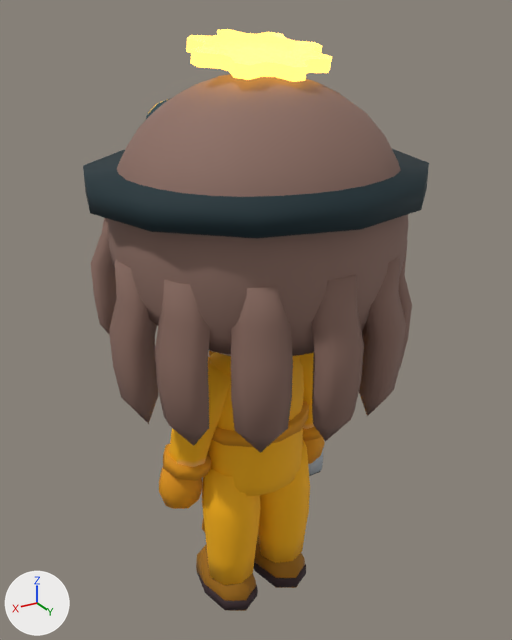
A saved change to the glTF model public/models/characters/chika.lod.glb.
Both versions are drawn from a 50 mm lens placed at (0.278, 0.464, 0.508), pointed at (-0.004, -0.006, 0.273). The axes (+X, +Y, +Z) are drawn at lower left. The lights are the same throughout. The first picture is the older version. Vertices at exactly the same position are counted once.

Objects in the first picture: 'chibi_chika'.
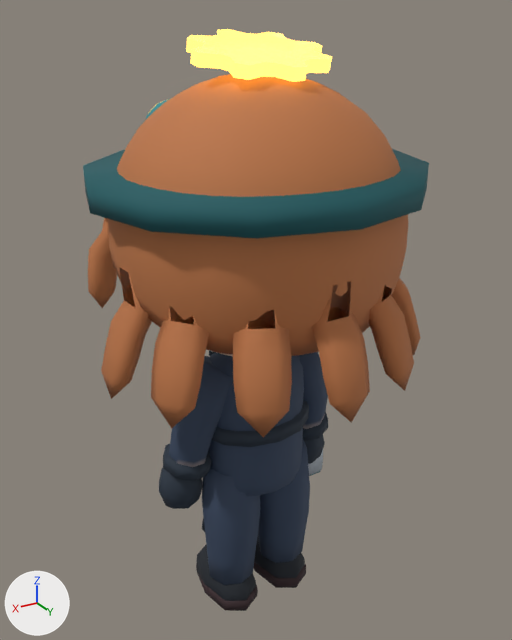
Changed parts and their boxes (x1, y1, x2, y2) in the pictures (512 x 640 px; the box of a moved part takes in the faces that stretch with it):
part 1 of me_head_1907_001, moved or reshaped
    before: (91, 218, 412, 453)
    after: (88, 218, 421, 438)
part 2 of me_head_1907_001, recoloured
    both: (83, 74, 429, 611)

The change, as a diff of the scene's bpy script:
```diff
--- a/public/models/characters/chika.lod.glb.py
+++ b/public/models/characters/chika.lod.glb.py
@@ me_head_1907_001 @@
 # used by ob_chibi_chika; location = (0.0, 0.0, 0.0)
-me_head_1907_001.from_pydata(...)  # 2584 vertices, 4972 faces; spans x -0.132..0.132, y -0.123..0.128, z -0.002..0.498
+me_head_1907_001.from_pydata(...)  # 2584 vertices, 4972 faces; spans x -0.136..0.136, y -0.123..0.133, z -0.002..0.498
+# me_head_1907_001 part 1: 271 of 2584 vertices moved; they spanned x -0.126..0.126, y -0.066..0.123, z 0.214..0.387 and now span x -0.136..0.136, y -0.065..0.133, z 0.245..0.387; mean shift (0.0, 0.003, 0.009); largest move (0.05, 0.089, 0.214) -> (0.063, 0.115, 0.245)
+# me_head_1907_001 part 2: 3556 kept faces spanning x -0.136..0.136, y -0.123..0.133, z -0.002..0.471 get new vertex colours
 me_head_1907_001.materials.append(mat_head)
```
